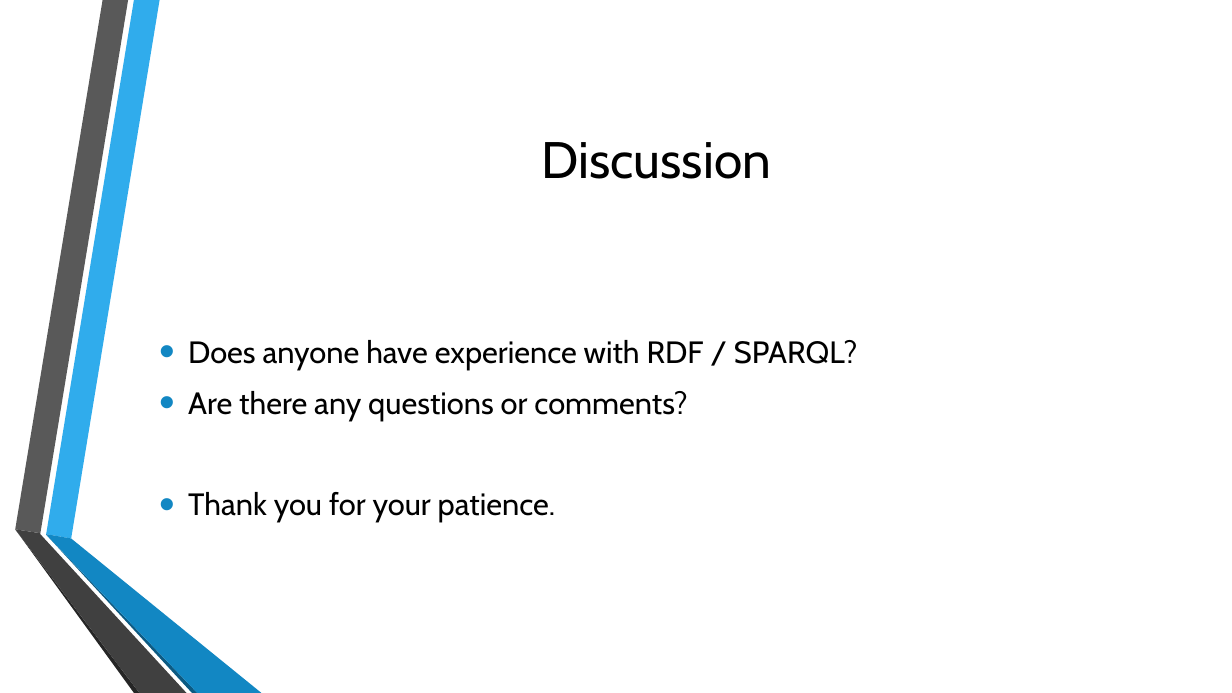
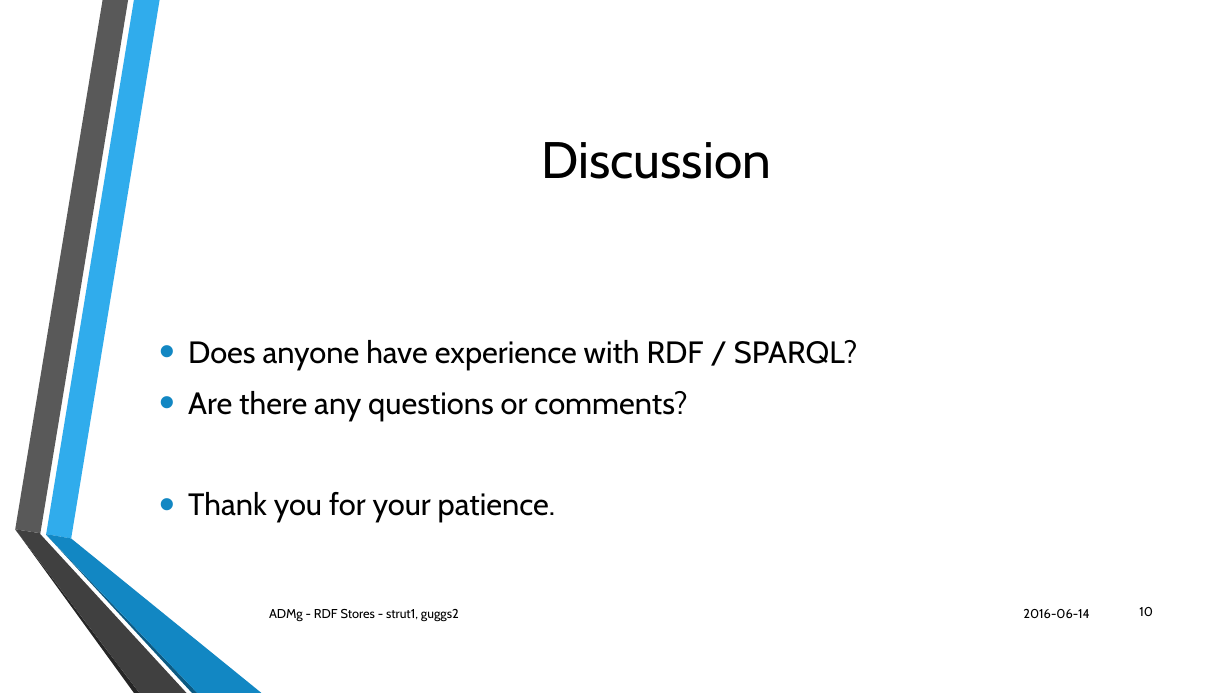
Before and after one commit to StrubT/ADMgRDFStores, a slide deck: slide 10 of presentation.pptx. Drawn at 1232x693 pixels with LibreOffice and Linux fonts; fonts in the diff are those of the drawing; background and template pictures are left out. Boxes give left, top, right and bottom in pixels: in the first picture for what was removed or moved away, otherwise in the second. Text is boxed around its words. In the diff, an @@ line names an element or a change of style, - is before the commit and + after.

```diff
--- a/presentation.pptx
+++ b/presentation.pptx
@@ text added at (269, 609, 459, 622), 10 pt, text #000000 @@
+ADMg - RDF Stores - strut1, guggs2
@@ text added at (1023, 609, 1089, 618), 10 pt, text #000000 @@
+2016-06-14
@@ page number added at (1139, 607, 1153, 616), 10 pt, text #000000 @@
+10
```
Also in this commit, not shown: 8 other slides changed, 1 other file.
